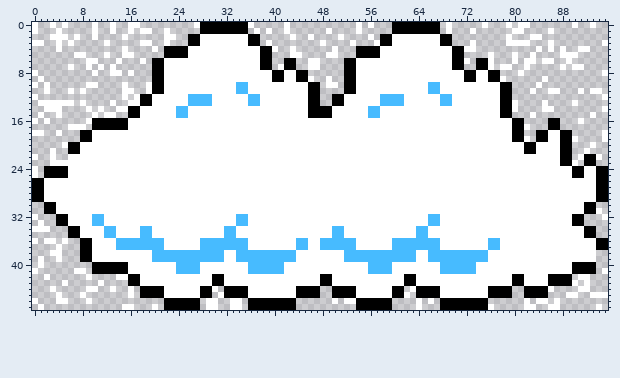
Sprite sheet -- images/png/cloud-b.png. The picture above was drawn from the file before the commit.
The file is 96x48 pixels. Pixels under 10% opacity are left out. Colours within 5 levels of each other are drawn and written as one.
And afterwards:
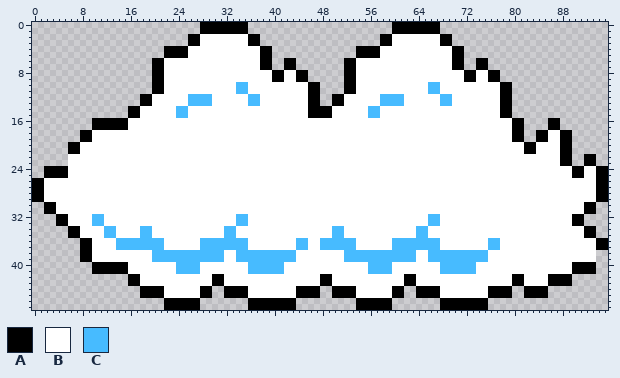
Palette (. is transparent): A #000000  B #ffffff  C #47bbff
Edits made:
y 0: x 0 B -> .; x 3 B -> .; x 5 B -> .; x 10 B -> .; x 13 B -> .; x 16..17 BB -> ..; x 27 B -> .; x 36 B -> .; x 42 B -> .; x 54 B -> .; x 56 B -> .; x 69 B -> .; x 75 B -> .; x 79 B -> .; x 81..82 BB -> ..; x 90 B -> .; x 93 B -> .
y 1: x 0 B -> .; x 4 B -> .; x 10 B -> .; x 13 B -> .; x 16 B -> .; x 18..19 BB -> ..; x 22 B -> .; x 37 B -> .; x 39 B -> .; x 42 B -> .; x 49 B -> .; x 54 B -> .; x 69 B -> .; x 73 B -> .; x 80..81 BB -> ..; x 86 B -> .
y 2: x 3..5 BBB -> ...; x 7 B -> .; x 10 B -> .; x 15 B -> .; x 22..23 BB -> ..; x 43 B -> .; x 46 B -> .; x 51 B -> .; x 56 B -> .; x 79 B -> .; x 83..84 BB -> ..
y 3: x 0..1 BB -> ..; x 4 B -> .; x 6 B -> .; x 12 B -> .; x 18..19 BB -> ..; x 22 B -> .; x 39 B -> .; x 48 B -> .; x 53 B -> .; x 57 B -> .; x 73 B -> .; x 79..82 BBBB -> ....; x 86 B -> .; x 95 B -> .
y 4: x 4 B -> .; x 15 B -> .; x 20 B -> .; x 40 B -> .; x 43 B -> .; x 50 B -> .; x 72..73 BB -> ..; x 84 B -> .; x 86 B -> .; x 88 B -> .; x 91..92 BB -> ..
y 5: x 7..8 BB -> ..; x 12 B -> .; x 15..16 BB -> ..; x 43..44 BB -> ..; x 49..50 BB -> ..; x 76 B -> .; x 80 B -> .; x 83 B -> .; x 88..90 BBB -> ...
y 6: x 9..10 BB -> ..; x 14 B -> .; x 18 B -> .; x 46..47 BB -> ..; x 72 B -> .; x 76 B -> .; x 80 B -> .; x 82..83 BB -> ..; x 85..86 BB -> ..; x 89 B -> .
y 7: x 6 B -> .; x 9 B -> .; x 11 B -> .; x 13 B -> .; x 41 B -> .; x 46..47 BB -> ..; x 76 B -> .; x 78..79 BB -> ..; x 82 B -> .; x 88 B -> .; x 90..91 BB -> ..
y 8: x 0 B -> .; x 10 B -> .; x 13..14 BB -> ..; x 16 B -> .; x 81 B -> .; x 95 B -> .
y 9: x 1 B -> .; x 46 B -> .; x 49 B -> .; x 78 B -> .; x 85 B -> .
y 10: x 0 B -> .; x 2 B -> .; x 9..10 BB -> ..; x 15 B -> .; x 19 B -> .; x 49..50 BB -> ..; x 84 B -> .
y 11: x 2 B -> .; x 6 B -> .; x 8 B -> .; x 15..16 BB -> ..; x 19 B -> .; x 83 B -> .; x 86..87 BB -> ..; x 91 B -> .; x 93..94 BB -> ..
y 12: x 0 B -> .; x 15 B -> .; x 17 B -> .; x 95 B -> .
y 13: x 1..6 BBBBBB -> ......; x 8 B -> .; x 13 B -> .; x 16..17 BB -> ..; x 80 B -> .; x 85 B -> .; x 90 B -> .
y 14: x 2..4 BBB -> ...; x 9 B -> .; x 11 B -> .; x 14..15 BB -> ..; x 80 B -> .; x 85..86 BB -> ..; x 95 B -> .
y 15: x 1 B -> .; x 4 B -> .; x 10 B -> .; x 12..13 BB -> ..; x 83 B -> .; x 93 B -> .
y 16: x 0 B -> .; x 2 B -> .; x 9 B -> .; x 91 B -> .
y 17: x 6..8 BBB -> ...; x 82 B -> .
y 18: x 0..1 BB -> ..; x 4 B -> .; x 95 B -> .
y 19: x 82 B -> .; x 90 B -> .; x 95 B -> .
y 20: x 5 B -> .; x 93 B -> .
y 21: x 3 B -> .; x 92 B -> .
y 22: x 0 B -> .; x 3 B -> .; x 91 B -> .; x 94 B -> .
y 23: x 3..5 BBB -> ...; x 90 B -> .
y 24..25: x 0 B -> .
y 31: x 94 B -> .
y 32: x 0 B -> .; x 95 B -> .
y 33: x 1 B -> .
y 34: x 0..2 BBB -> ...
y 36: x 0 B -> .; x 2..3 BB -> ..; x 5 B -> .
y 37: x 4 B -> .
y 38: x 3..4 BB -> ..
y 39: x 1 B -> .; x 4 B -> .
y 40: x 1 B -> .
y 41: x 0 B -> .; x 7..8 BB -> ..; x 95 B -> .
y 42: x 2 B -> .; x 9 B -> .; x 14..15 BB -> ..; x 91..92 BB -> ..
y 43: x 5 B -> .; x 11 B -> .; x 90 B -> .; x 92 B -> .
y 44: x 3 B -> .; x 9..10 BB -> ..; x 13 B -> .; x 16 B -> .; x 30 B -> .; x 63 B -> .; x 86 B -> .; x 91..92 BB -> ..
y 45: x 4 B -> .; x 8 B -> .; x 16 B -> .; x 31 B -> .; x 62 B -> .; x 89..90 BB -> ..; x 93..95 BBB -> ...
y 46: x 0 B -> .; x 4..5 BB -> ..; x 9 B -> .; x 29..30 BB -> ..; x 33..34 BB -> ..; x 50 B -> .; x 52..53 BB -> ..; x 64 B -> .; x 66 B -> .; x 82 B -> .; x 84..85 BB -> ..; x 87 B -> .
y 47: x 1 B -> .; x 15..16 BB -> ..; x 20 B -> .; x 29..30 BB -> ..; x 33..34 BB -> ..; x 64 B -> .; x 76 B -> .; x 82..83 BB -> ..; x 86..87 BB -> ..; x 94 B -> .
